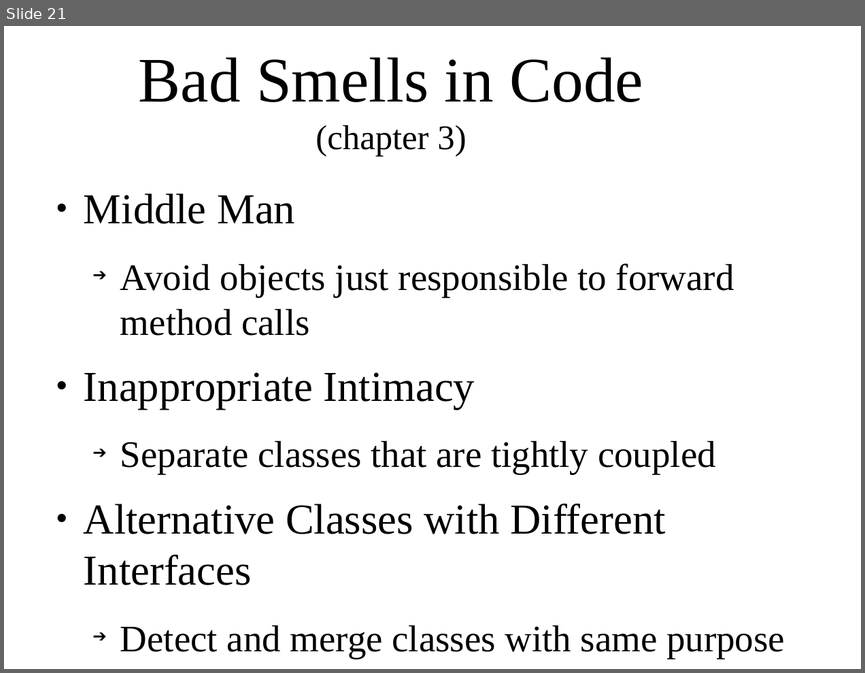
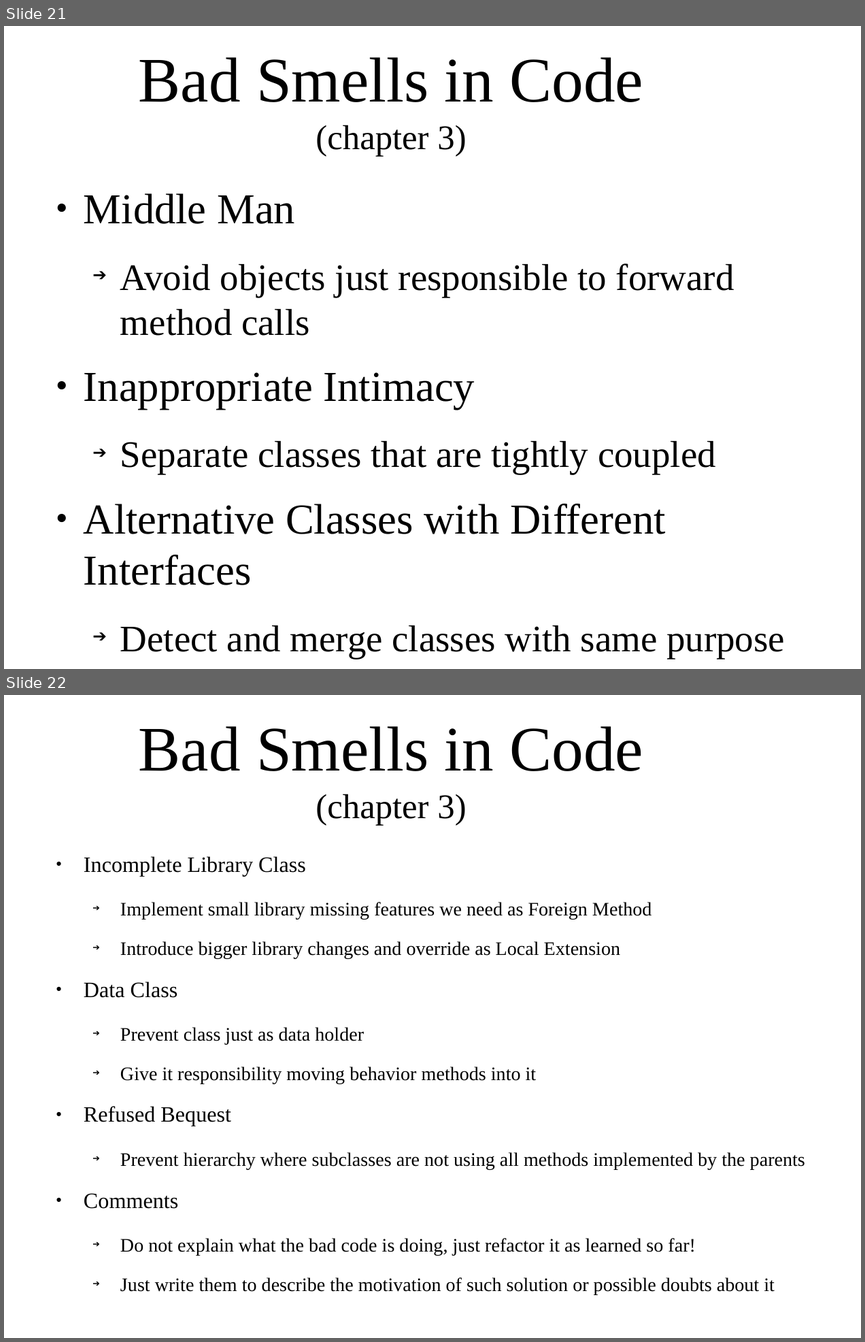
Before and after one commit to sellittf/gmtech_school, a slide deck: presentations/principles_in_refactoring.odp. Shown one above the other, each under a label of ours: slide 21 before the commit, slides 21 and 22 after it. The pictures are 865x673 and 865x1342 pixels, drawn with LibreOffice and Linux fonts; fonts in the diff are those of the drawing; background and template pictures are left out. Boxes give left, top, right and bottom in pixels: in the first picture for what was removed or moved away, otherwise in the second. Text is boxed around its words. In the diff, an @@ line names an element or a change of style, - is before the commit and + after.

Commit message:
presentation

```diff
--- a/presentations/principles_in_refactoring.odp
+++ b/presentations/principles_in_refactoring.odp
@@ slide 22 added at <box>4,695,861,1338</box>, background picture (left out) @@
@@ title added at <box>139,726,644,825</box>, 58.7 pt, text #000000 @@
+Bad Smells in Code
+(chapter 3)
@@ text added at <box>84,856,805,1294</box>, 17.8 pt, text #000000 @@
+● Incomplete Library Class
+  ➔ Implement small library missing features we need as Foreign Method
+  ➔ Introduce bigger library changes and override as Local Extension
+● Data Class
+  ➔ Prevent class just as data holder
+  ➔ Give it responsibility moving behavior methods into it
+● Refused Bequest
+  ➔ Prevent hierarchy where subclasses are not using all methods implemented by the parents
+● Comments
+  ➔ Do not explain what the bad code is doing, just refactor it as learned so far!
+  ➔ Just write them to describe the motivation of such solution or possible doubts about it
```
Also in this commit, not shown: 1 other file.
